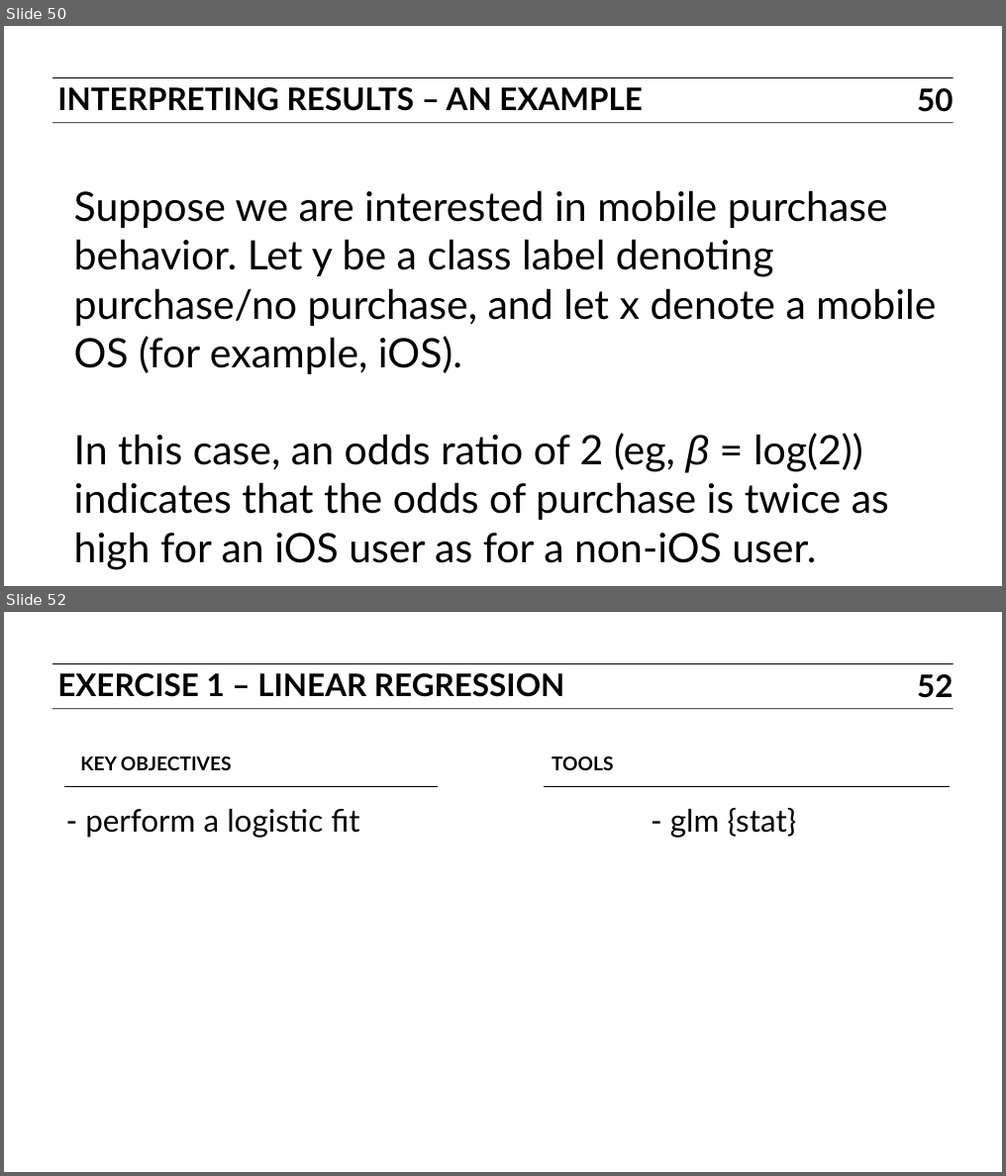
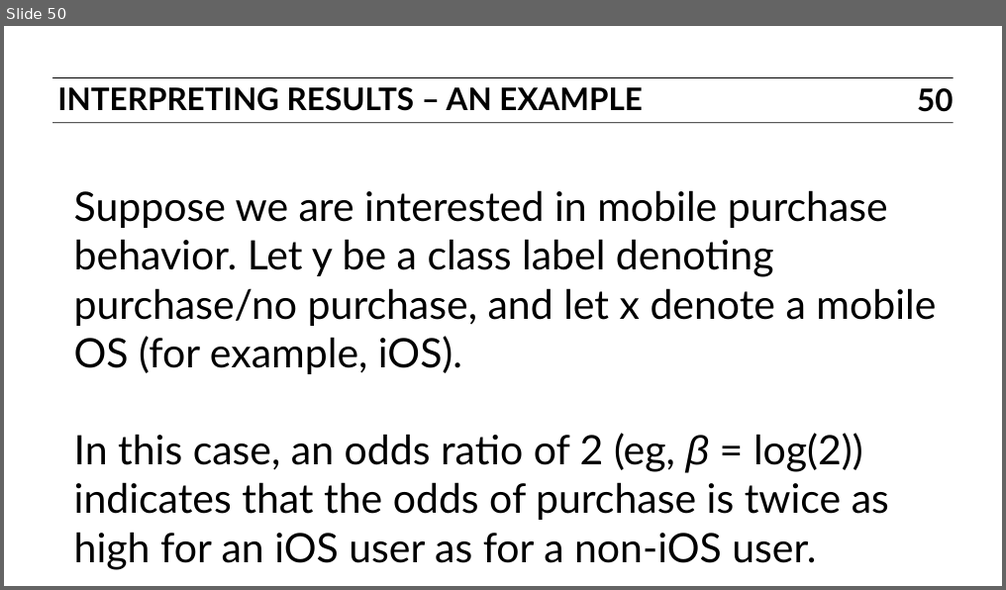
Before and after one commit to ajschumacher/gadsdc, a slide deck: 09-logistic/slides.pptx. Shown one above the other, each under a label of ours: slides 50 and 52 before the commit, slide 50 after it; the slides between them are not shown. The pictures are 1006x1176 and 1006x590 pixels, drawn with LibreOffice and Linux fonts; fonts in the diff are those of the drawing. Boxes give left, top, right and bottom in pixels: in the first picture for what was removed or moved away, otherwise in the second. Text is boxed around its words. In the diff, an @@ line names an element or a change of style, - is before the commit and + after.

```diff
--- a/09-logistic/slides.pptx
+++ b/09-logistic/slides.pptx
@@ slide 52 removed at (x1=4, y1=612, x2=1002, y2=1172), background #FFFFFF; not listed: 2 template elements that a slide beside it also shows @@
@@ text removed at (x1=57, y1=673, x2=564, y2=697) @@
-EXERCISE 1 – LINEAR REGRESSION
@@ page number removed at (x1=917, y1=674, x2=952, y2=698) @@
-52
@@ text removed at (x1=80, y1=757, x2=232, y2=770) @@
-KEY OBJECTIVES
@@ text removed at (x1=551, y1=757, x2=613, y2=770) @@
-TOOLS
@@ line removed from (64, 786) to (438, 786) @@
@@ line removed from (544, 786) to (949, 786) @@
@@ text removed at (x1=85, y1=808, x2=797, y2=838) @@
-- PERFORM A LOGISTIC FIT - GLM {STAT}
```
Also in this commit, not shown: 1 slide changed, 1 other file.
